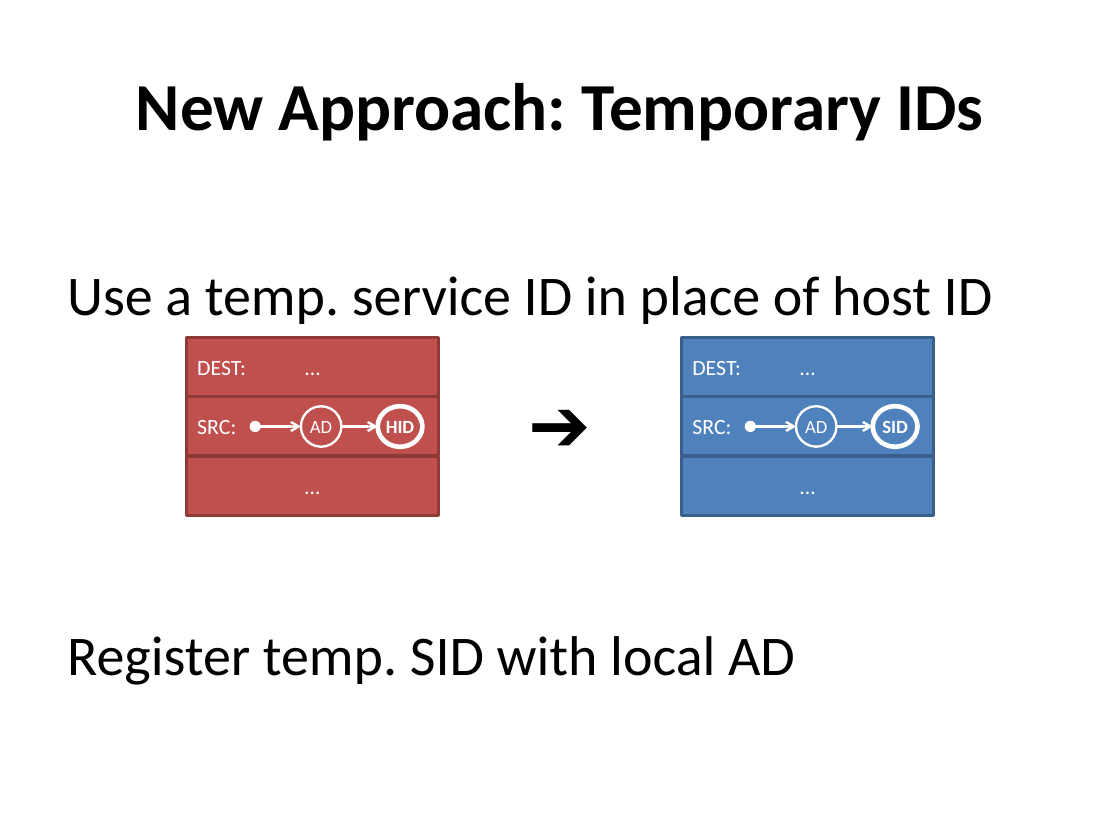
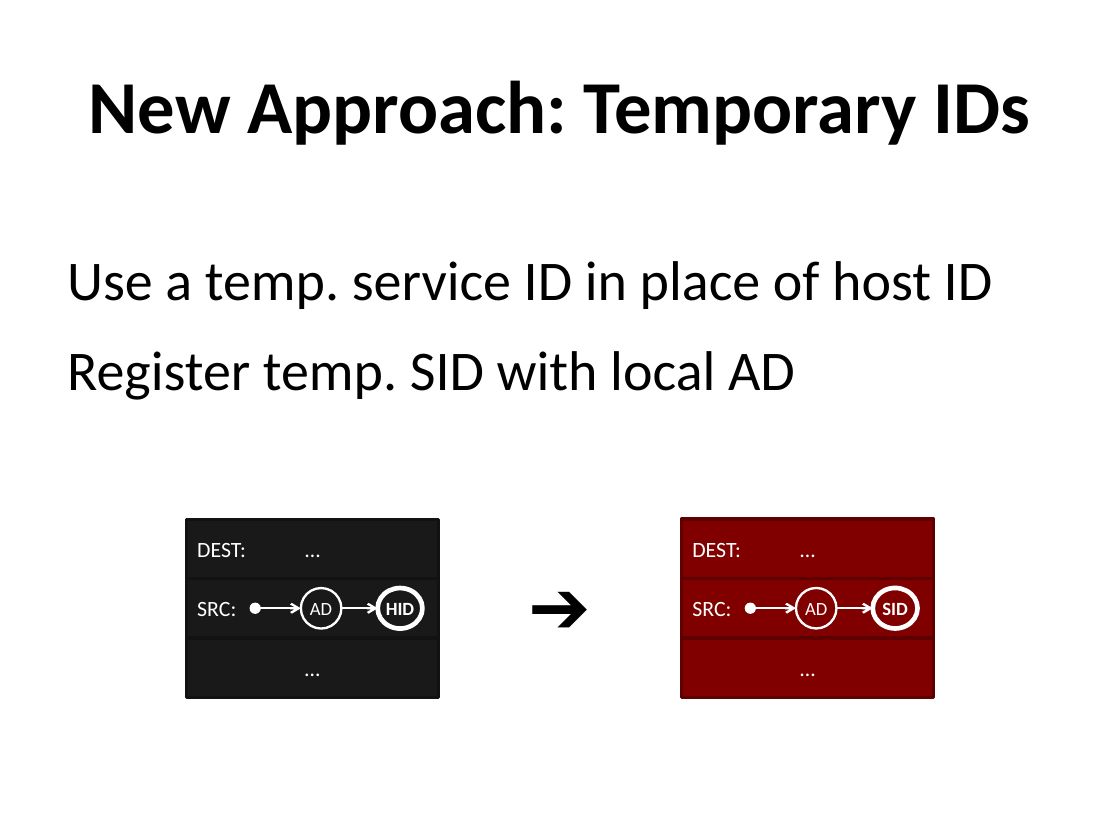
Before and after one commit to nfeltman/XIAnon, a slide deck: slide 13 of Presentation/Anonymity In XIA.pptx (slide 11 before the commit). Drawn at 1120x840 pixels with LibreOffice and Linux fonts; fonts in the diff are those of the drawing. Boxes give left, top, right and bottom in pixels: in the first picture for what was removed or moved away, otherwise in the second. Text is boxed around its words. In the diff, an @@ line names an element or a change of style, - is before the commit and + after.

```diff
--- a/Presentation/Anonymity In XIA.pptx
+++ b/Presentation/Anonymity In XIA.pptx
@@ title "New Approach: Temporary IDs" at (x1=89, y1=80, x2=1030, y2=145): size 43.2 to 48 pt @@
@@ text "Use a temp. service ID ..." rewrapped from (x1=67, y1=276, x2=992, y2=685) to (x1=67, y1=261, x2=992, y2=400) @@
@@ 2 ellipses, 1 rectangle moved together from (x1=186, y1=337, x2=755, y2=431) to (x1=186, y1=520, x2=755, y2=614) @@
@@ fill #C0504D to #191919; outline #8E3B39 2 pt to #121212 2 pt in 3 elements at (x1=186, y1=578, x2=438, y2=637), (x1=186, y1=520, x2=438, y2=579), (x1=186, y1=638, x2=438, y2=698) @@
@@ 5 rectangles, 4 ellipses, 4 arrows, 1 text moved together from (x1=186, y1=337, x2=933, y2=515) to (x1=186, y1=519, x2=933, y2=698) @@
@@ fill #4F81BD to #800000; outline #3A5F8C 2 pt to #5F0000 2 pt in 3 elements at (x1=681, y1=519, x2=933, y2=578), (x1=681, y1=578, x2=933, y2=637), (x1=681, y1=638, x2=933, y2=698) @@
```
Also in this commit, not shown: 14 other slides changed, 3 slides added.
